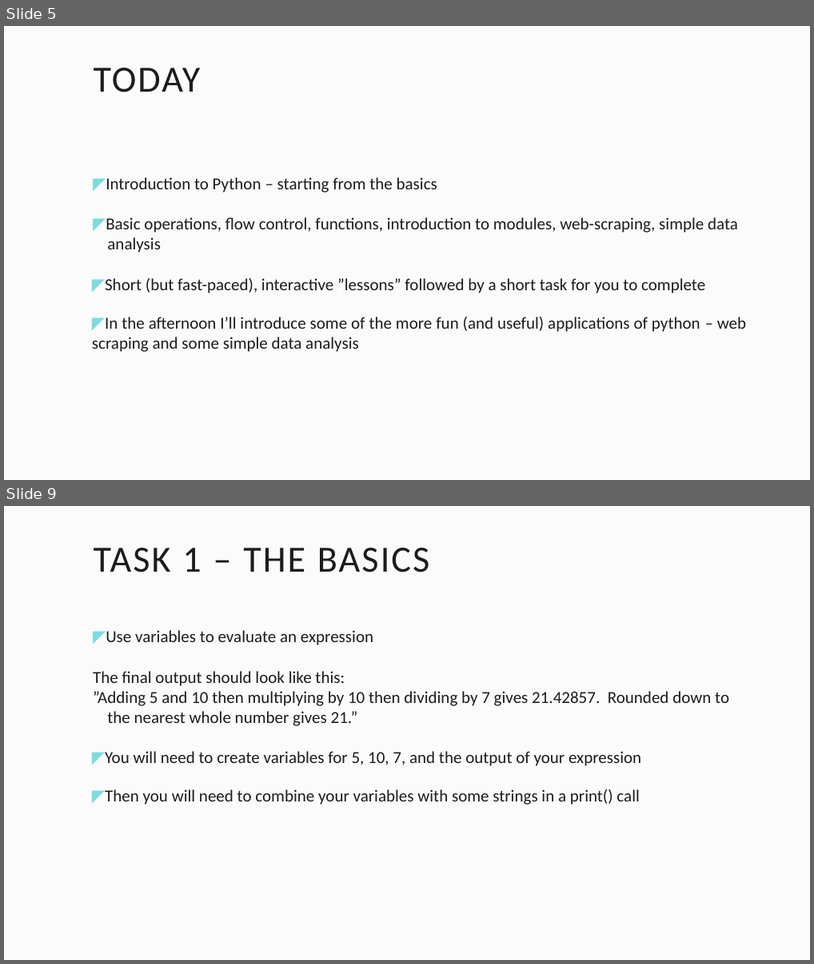
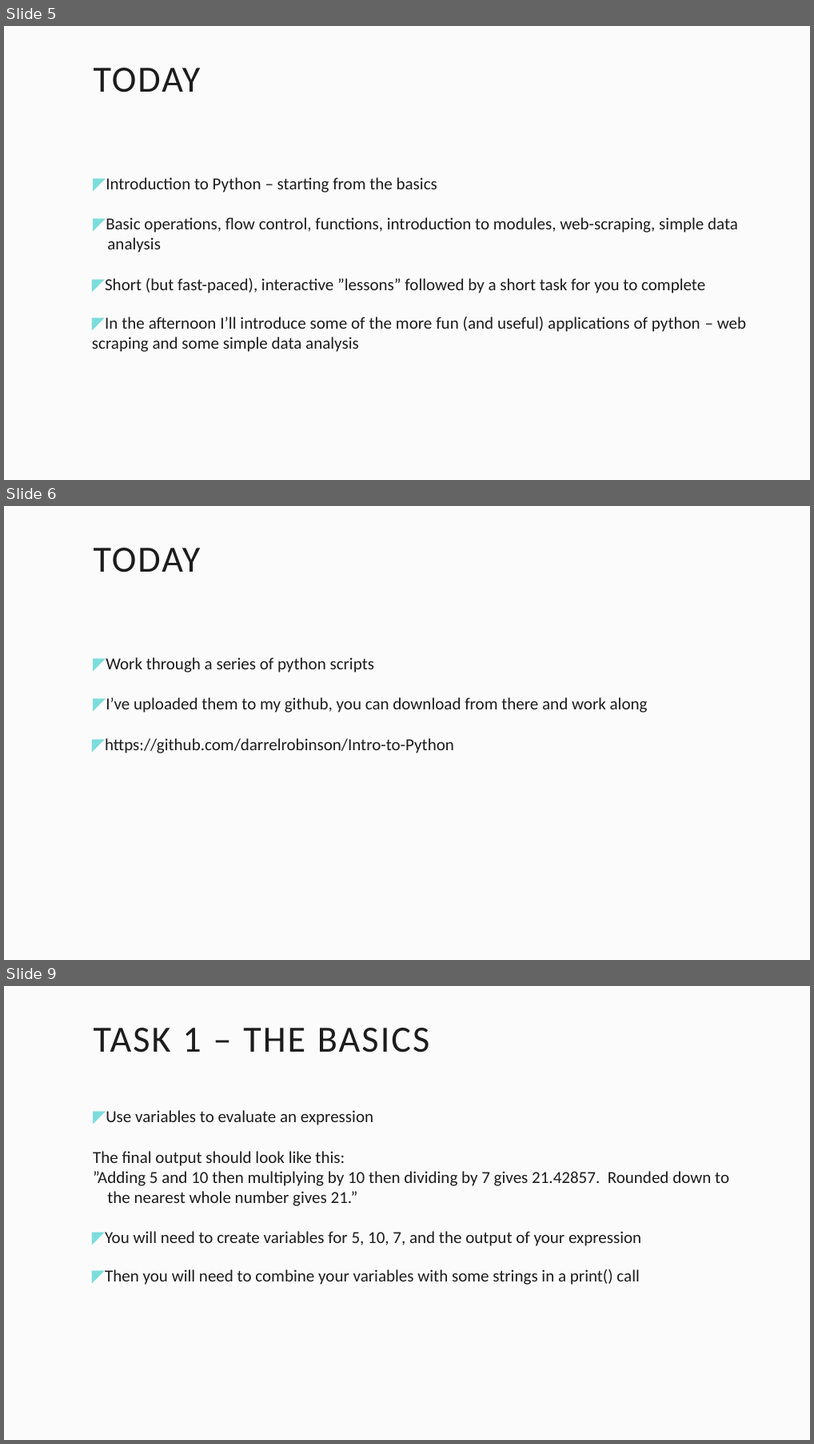
Before and after one commit to darrelrobinson/Intro-to-Python, a slide deck: presentation.pptx. Shown one above the other, each under a label of ours: slides 5 and 9 before the commit, slides 5, 6 and 9 after it; the slides between them are not shown. The pictures are 814x964 and 814x1444 pixels, drawn with LibreOffice and Linux fonts; fonts in the diff are those of the drawing; background and template pictures are left out. Boxes give left, top, right and bottom in pixels: in the first picture for what was removed or moved away, otherwise in the second. Text is boxed around its words. In the diff, an @@ line names an element or a change of style, - is before the commit and + after.

```diff
--- a/presentation.pptx
+++ b/presentation.pptx
@@ slide 6 added at (4, 506, 810, 960), background #FBFBFB @@
@@ title added at (94, 548, 201, 572), 44 pt, text #1D1C1D @@
+TODAY
@@ text added at (92, 657, 648, 753), 20 pt, text #1D1C1D @@
+◤Work through a series of python scripts
+◤I’ve uploaded them to my github, you can download from there and work along
+◤https://github.com/darrelrobinson/Intro-to-Python
```
Also in this commit, not shown: 4 slides changed, 1 other slide added, 1 slide removed, 7 other files.
